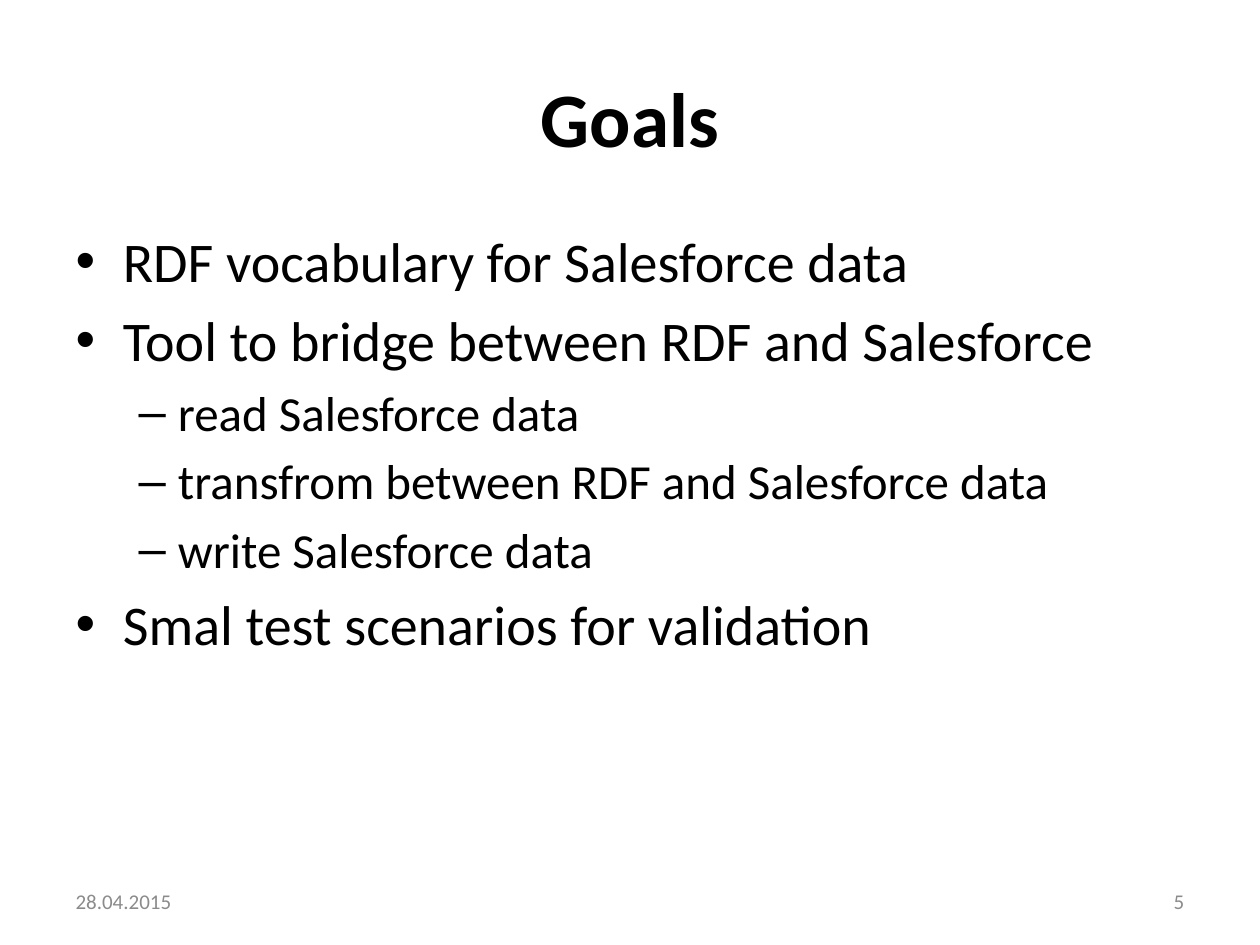
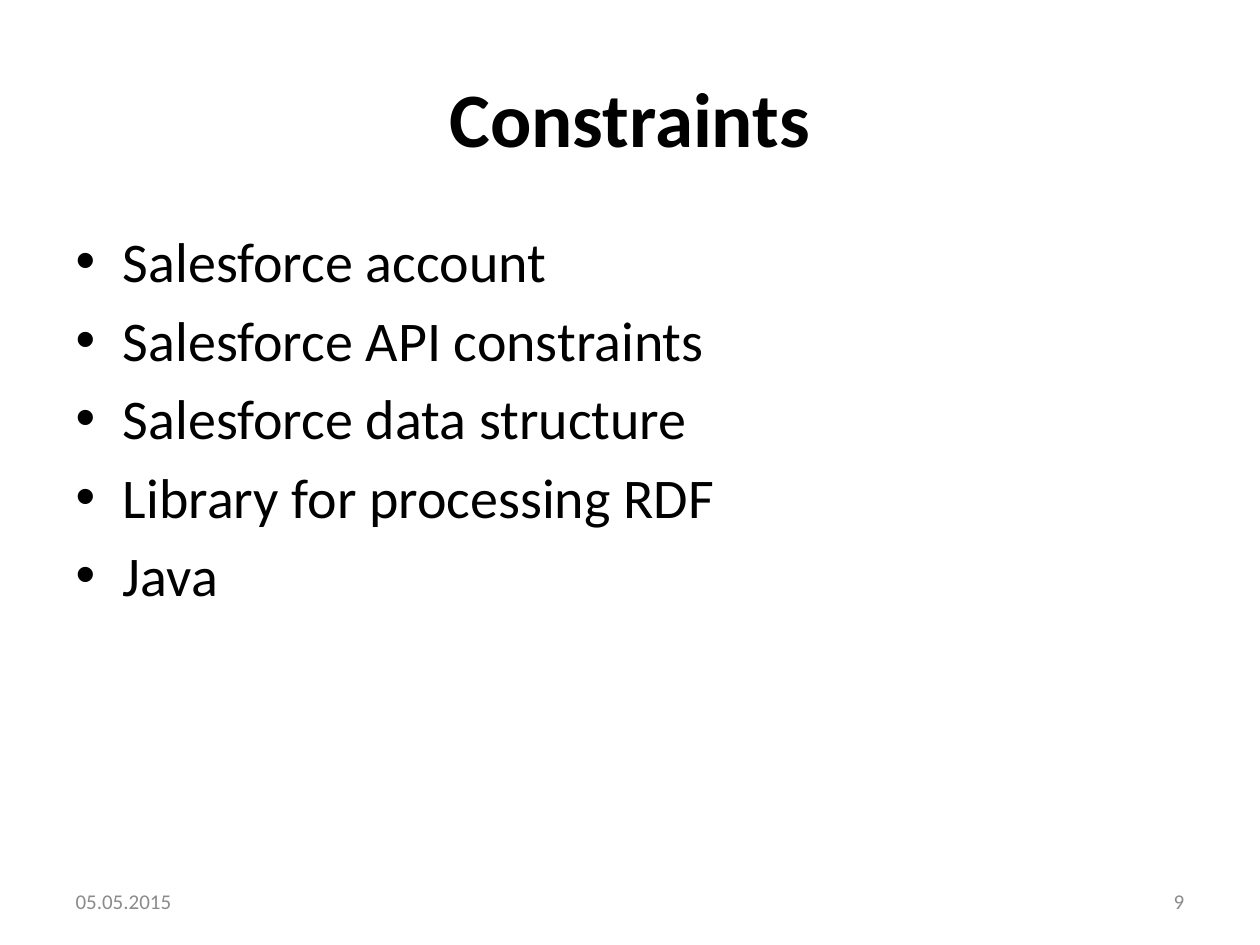
Before and after one commit to omarrana/testing, a slide deck: slide 9 of presentations/requirments_specification.pptx (slide 5 before the commit). Drawn at 1260x945 pixels with LibreOffice and Linux fonts; fonts in the diff are those of the drawing; background and template pictures are left out. Boxes give left, top, right and bottom in pixels: in the first picture for what was removed or moved away, otherwise in the second. Text is boxed around its words. In the diff, an @@ line names an element or a change of style, - is before the commit and + after.

```diff
--- a/presentations/requirments_specification.pptx
+++ b/presentations/requirments_specification.pptx
@@ title at (x1=449, y1=93, x2=809, y2=148): text changed @@
-Goals
+Constraints
@@ text at (x1=123, y1=243, x2=714, y2=597): text changed @@
-• RDF vocabulary for Salesforce data
-• Tool to bridge between RDF and Salesforce
-  – read Salesforce data
-  – transfrom between RDF and Salesforce data
-  – write Salesforce data
-• Smal test scenarios for validation
+• Salesforce account
+• Salesforce API constraints
+• Salesforce data structure
+• Library for processing RDF
+• Java
@@ text at (x1=76, y1=895, x2=172, y2=909): text changed @@
-28.04.2015
+05.05.2015
@@ page number at (x1=1174, y1=895, x2=1185, y2=909): text changed @@
-5
+9
```
Also in this commit, not shown: 1 other slide changed, 7 slides added, 3 slides removed.
